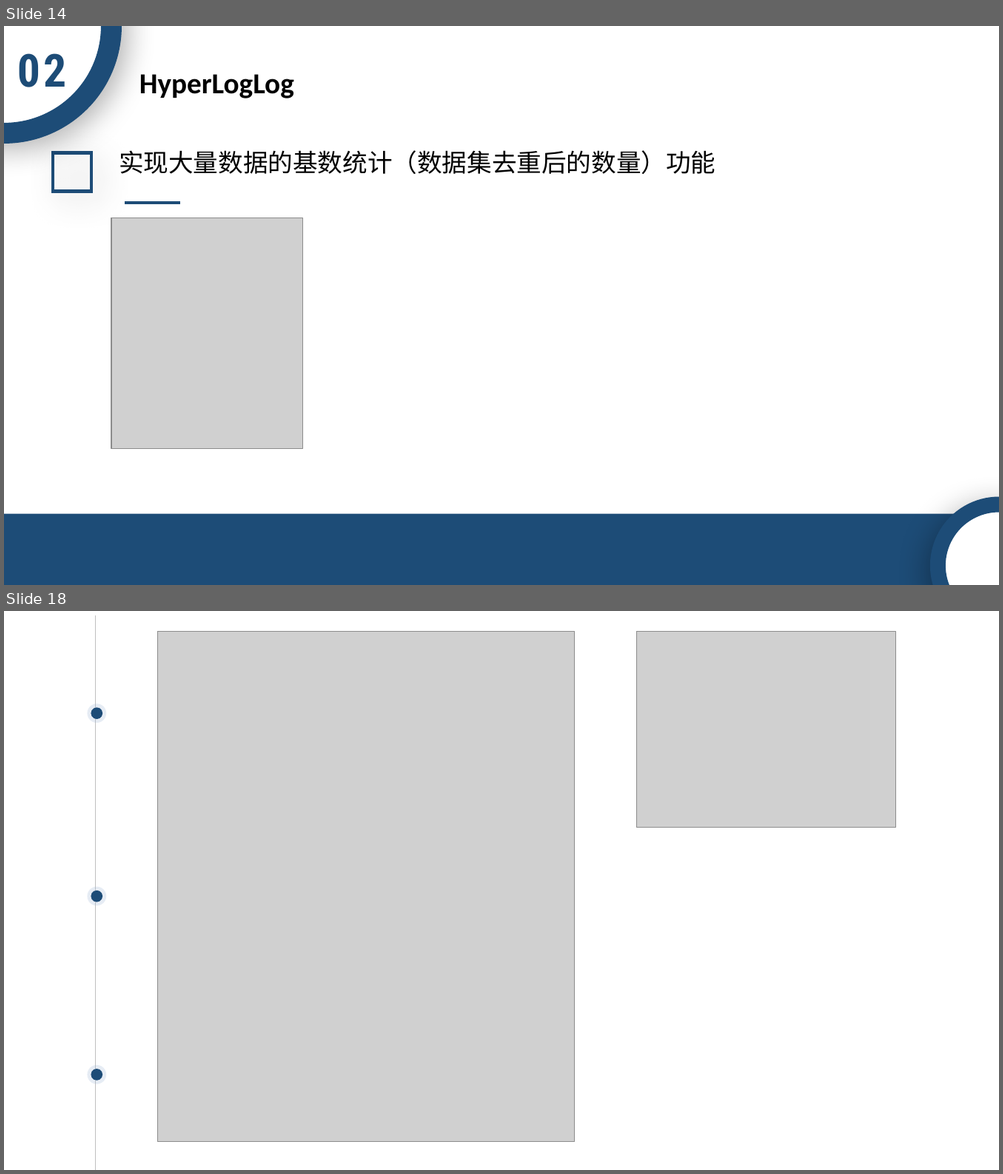
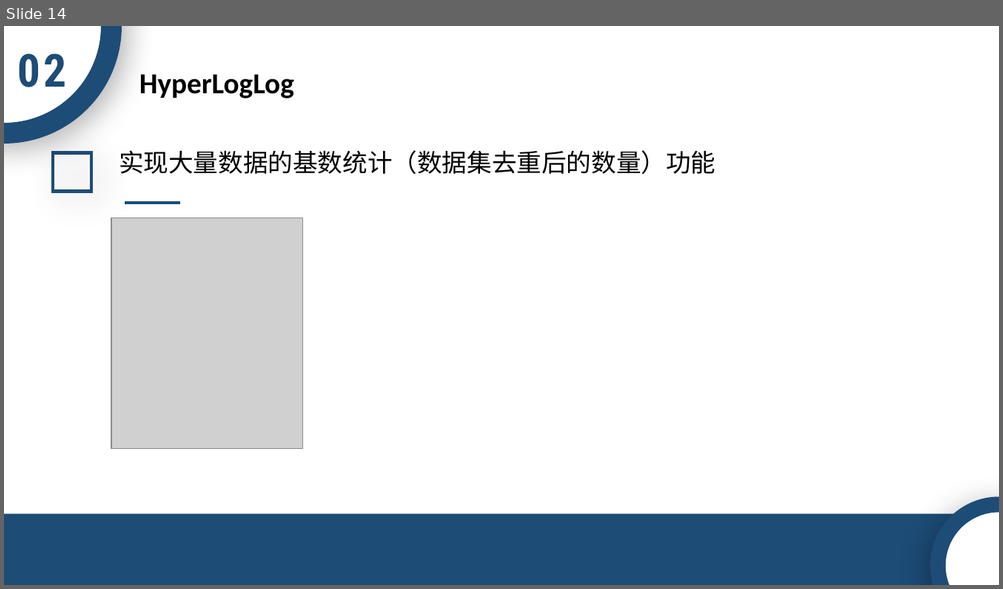
Before and after one commit to ACTSysGroup/Dev-Club, a slide deck: back-end/数据库/Redis.pptx. Shown one above the other, each under a label of ours: slides 14 and 18 before the commit, slide 14 after it; the slides between them are not shown. The pictures are 1003x1174 and 1003x589 pixels, drawn with LibreOffice and Linux fonts; fonts in the diff are those of the drawing; grey boxes stand for pictures; background and template pictures are left out. Boxes give left, top, right and bottom in pixels: in the first picture for what was removed or moved away, otherwise in the second. Text is boxed around its words. In the diff, an @@ line names an element or a change of style, - is before the commit and + after.

```diff
--- a/back-end/数据库/Redis.pptx
+++ b/back-end/数据库/Redis.pptx
@@ slide 18 removed at box(4, 611, 999, 1170), background picture (left out) @@
@@ line removed from (96, 615) to (96, 1170) @@
@@ picture removed at box(158, 632, 574, 1142) @@
@@ picture removed at box(637, 632, 896, 827) @@
@@ ellipse removed at box(88, 703, 107, 723) @@
@@ ellipse removed at box(91, 707, 103, 719) @@
@@ ellipse removed at box(88, 887, 107, 906) @@
@@ ellipse removed at box(91, 891, 103, 903) @@
@@ ellipse removed at box(88, 1065, 107, 1085) @@
@@ ellipse removed at box(91, 1069, 103, 1081) @@
```
Also in this commit, not shown: 12 slides changed, 2 other slides removed.
